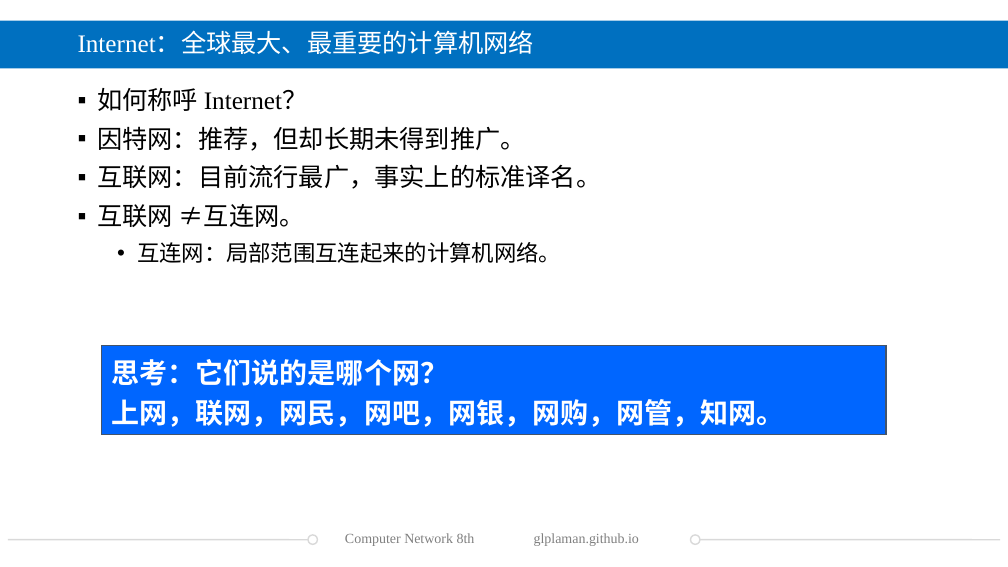
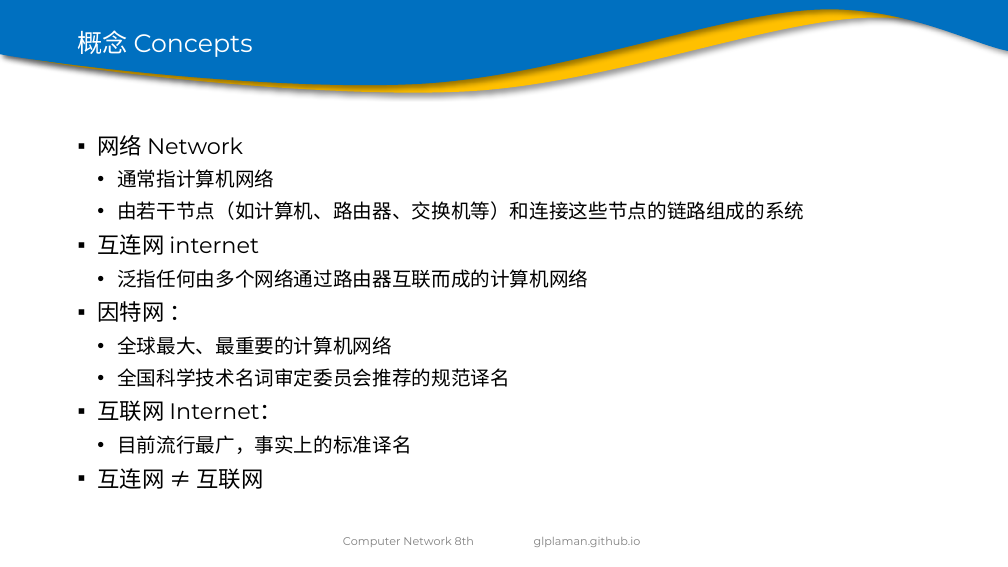
Before and after one commit to glplaman/glplaman.github.io, a slide deck: slide 6 of network/ppt/chap1.pptx (slide 7 before the commit). Drawn at 1008x567 pixels with LibreOffice and Linux fonts; fonts in the diff are those of the drawing; background and template pictures are left out. Boxes give left, top, right and bottom in pixels: in the first picture for what was removed or moved away, otherwise in the second. Text is boxed around its words. In the diff, an @@ line names an element or a change of style, - is before the commit and + after.

```diff
--- a/network/ppt/chap1.pptx
+++ b/network/ppt/chap1.pptx
@@ rectangle removed at bbox=[0, 21, 1008, 69] @@
@@ freeform shape added at bbox=[0, 0, 1008, 93], fill #FFC000 @@
@@ freeform shape added at bbox=[0, 0, 1008, 86], fill #0070C0 @@
@@ title at bbox=[78, 30, 253, 57]: text changed; font Times New Roman to Montserrat @@
-Internet：全球最大、最重要的计算机网络
+概念 Concepts
@@ text removed at bbox=[194, 89, 328, 110] @@
-万物联网
@@ text at bbox=[97, 135, 804, 489]: text changed; size 18 to 14 pt; font Times New Roman to Montserrat @@
-▪ 如何称呼 Internet？
-▪ 因特网：推荐，但却长期未得到推广。
-▪ 互联网：目前流行最广，事实上的标准译名。
-▪ 互联网 ≠互连网。
-  • 互连网：局部范围互连起来的计算机网络。
+▪ 网络 Network
+  • 通常指计算机网络
+  • 由若干节点（如计算机、路由器、交换机等）和连接这些节点的链路组成的系统
+▪ 互连网 internet
+  • 泛指任何由多个网络通过路由器互联而成的计算机网络
+▪ 因特网 ：
+  • 全球最大、最重要的计算机网络
+  • 全国科学技术名词审定委员会推荐的规范译名
+▪ 互联网 Internet：
+  • 目前流行最广，事实上的标准译名
+▪ 互连网 ≠ 互联网
@@ rectangle removed at bbox=[102, 346, 886, 435] @@
-思考：它们说的是哪个网？
-上网，联网，网民，网吧，网银，网购，网管，知网。
@@ line removed from (8, 539) to (318, 539) @@
@@ ellipse removed at bbox=[308, 535, 318, 544] @@
@@ text "Computer Network 8th" at bbox=[343, 537, 474, 547]: size 10 to 8 pt, font Times New Roman to Montserrat @@
@@ text "glplaman.github.io" at bbox=[534, 537, 641, 547]: size 10 to 8 pt, font Times New Roman to Montserrat @@
@@ line removed from (690, 539) to (1000, 539) @@
@@ ellipse removed at bbox=[690, 535, 700, 544] @@
```
Also in this commit, not shown: 132 other slides changed, 7 slides added, 16 slides removed, 8 other files.
